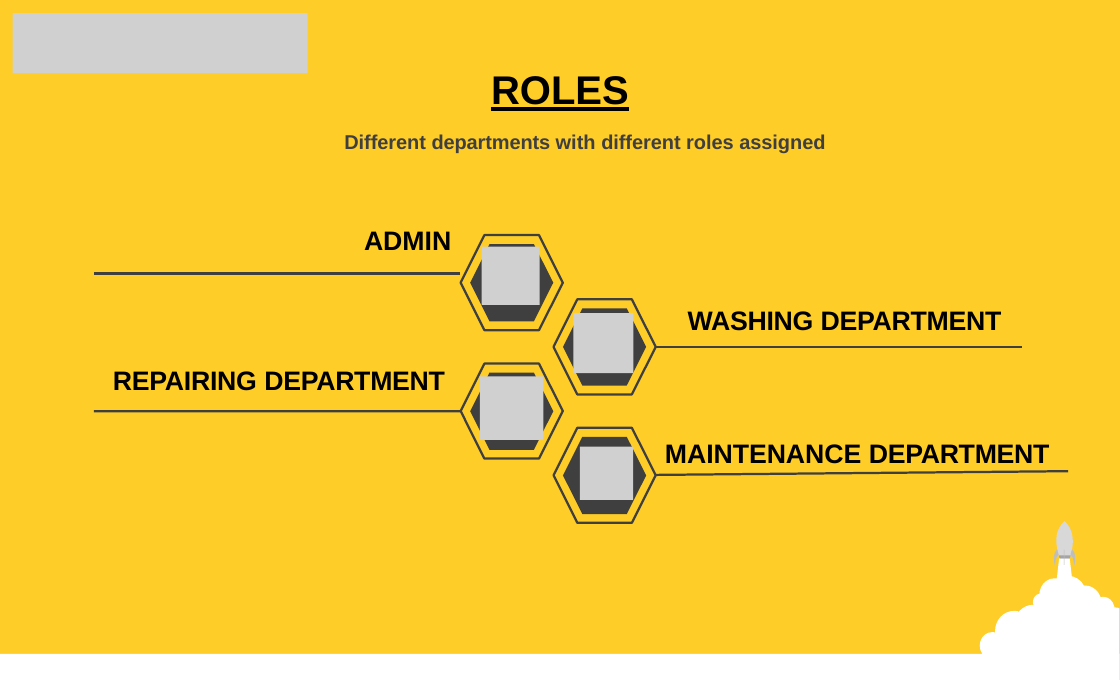
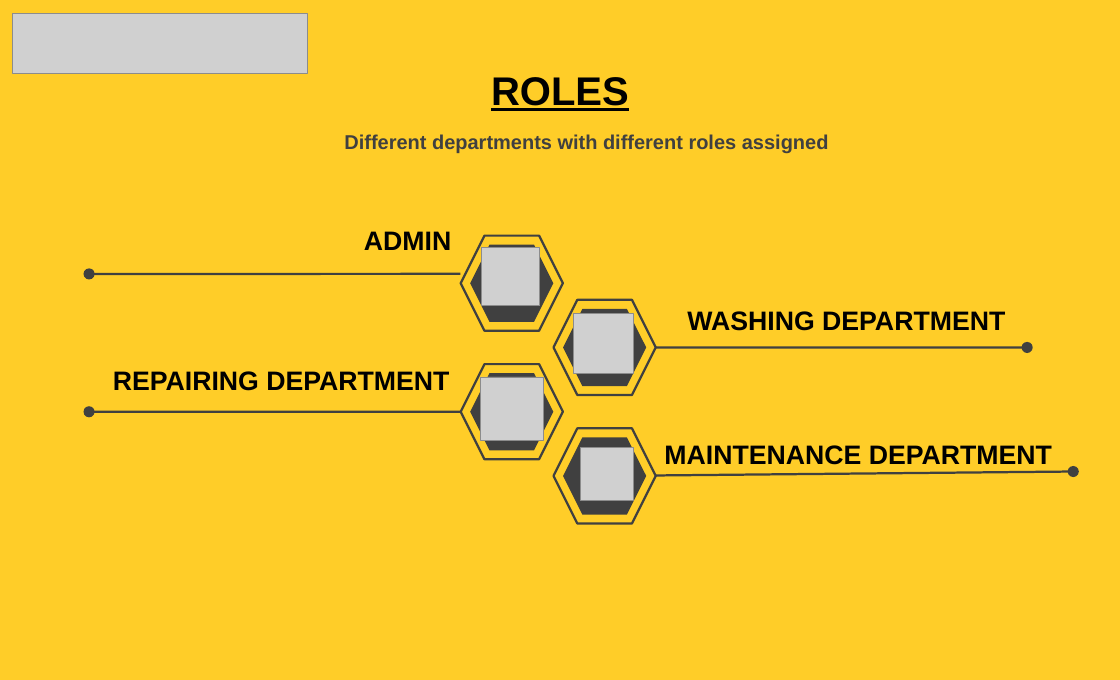
Before and after one commit to jakshayraj/Gateway-Assignments, a slide deck: slide 7 of DIGIGARAGE.pptx. Drawn at 1120x680 pixels with LibreOffice and Linux fonts; fonts in the diff are those of the drawing; grey boxes stand for pictures; background and template pictures are left out. Boxes give left, top, right and bottom in pixels: in the first picture for what was removed or moved away, otherwise in the second. Text is boxed around its words. In the diff, an @@ line names an element or a change of style, - is before the commit and + after.

```diff
--- a/DIGIGARAGE.pptx
+++ b/DIGIGARAGE.pptx
@@ freeform shape removed at box(0, 0, 1120, 654) @@
@@ text "ROLES" at box(491, 77, 629, 111): letter spacing -0.1 to 0 pt; alignment left to centre; indent changed; more space between paragraphs; vertical alignment top to middle @@
@@ text "Different departments with different roles ..." at box(344, 134, 829, 153): text colour #3F3F3F to #404040, letter spacing -0.1 to 0 pt; alignment left to centre; indent changed; more space between paragraphs; vertical alignment top to middle @@
@@ hexagon added at box(461, 236, 563, 331), fill #FFCE29, outline #404040 2.01 pt @@
@@ hexagon added at box(470, 245, 554, 322), fill #404040 @@
@@ freeform shape: place and size @@
-freeform shape at box(94, 274, 460, 274)
+freeform shape at box(89, 274, 460, 274)
@@ hexagon added at box(554, 300, 656, 395), fill #FFCE29, outline #404040 2.01 pt @@
@@ text "WASHING DEPARTMENT" at box(687, 311, 1005, 331): letter spacing -0.3 to 0 pt; alignment left to right; indent changed; less space between paragraphs @@
@@ hexagon added at box(563, 309, 646, 386), fill #404040 @@
@@ freeform shape: place and size @@
-freeform shape at box(656, 347, 1022, 347)
+freeform shape at box(656, 347, 1027, 347)
@@ text "REPAIRING DEPARTMENT" at box(113, 371, 449, 391): letter spacing -0.3 to 0 pt; alignment left to right; indent changed; less space between paragraphs @@
@@ hexagon added at box(461, 364, 563, 459), fill #FFCE29, outline #404040 2.01 pt @@
@@ group removed at box(0, 235, 1120, 680): 13 freeform shapes @@
@@ hexagon added at box(470, 373, 554, 450), fill #404040 @@
@@ outline #3F3F3F 2.01 pt to #404040 2.01 pt in 4 elements at box(656, 347, 1027, 347), box(89, 274, 460, 274), box(656, 471, 1074, 475), box(89, 412, 460, 412) @@
@@ freeform shape: place and size @@
-freeform shape at box(94, 411, 460, 411)
+freeform shape at box(89, 412, 460, 412)
@@ text "MAINTENANCE DEPARTMENT" at box(664, 445, 1052, 465): letter spacing -0.1 to 0 pt in "MAINTENANCE"; letter spacing -0.3 to 0 pt in "DEPARTMENT"; alignment left to right; indent changed; less space between paragraphs @@
@@ freeform shape: place and size @@
-freeform shape at box(656, 471, 1068, 475)
+freeform shape at box(656, 471, 1074, 475)
```
Also in this commit, not shown: 13 other slides changed.
